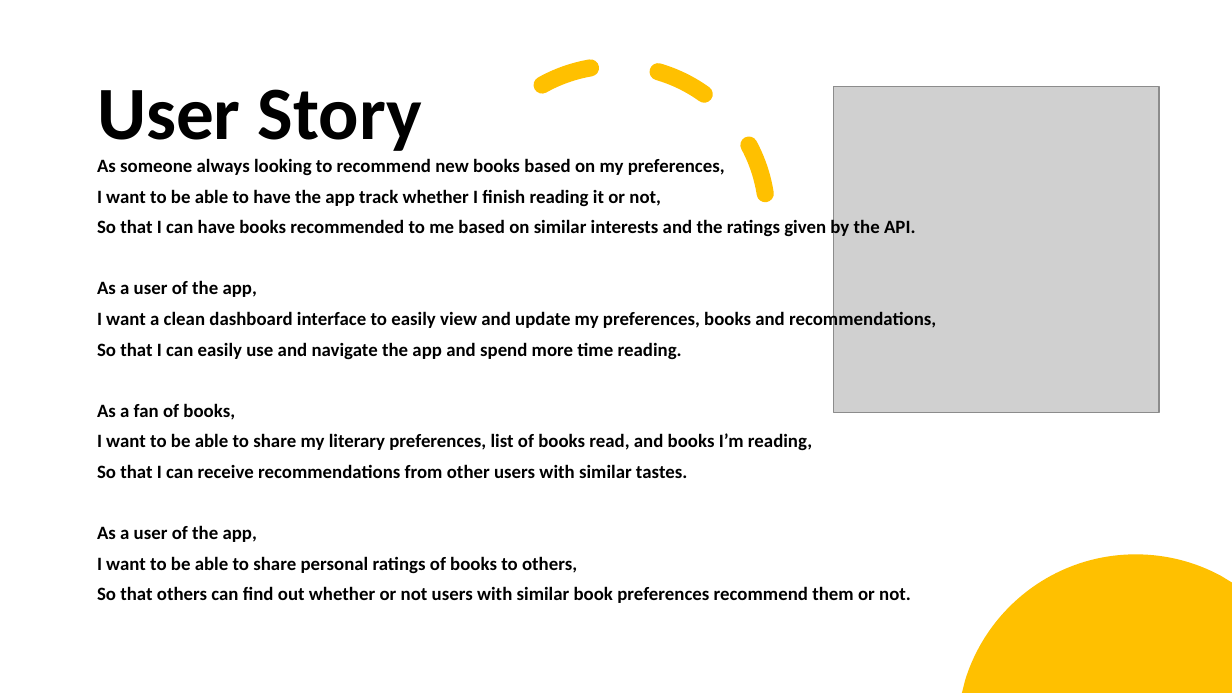
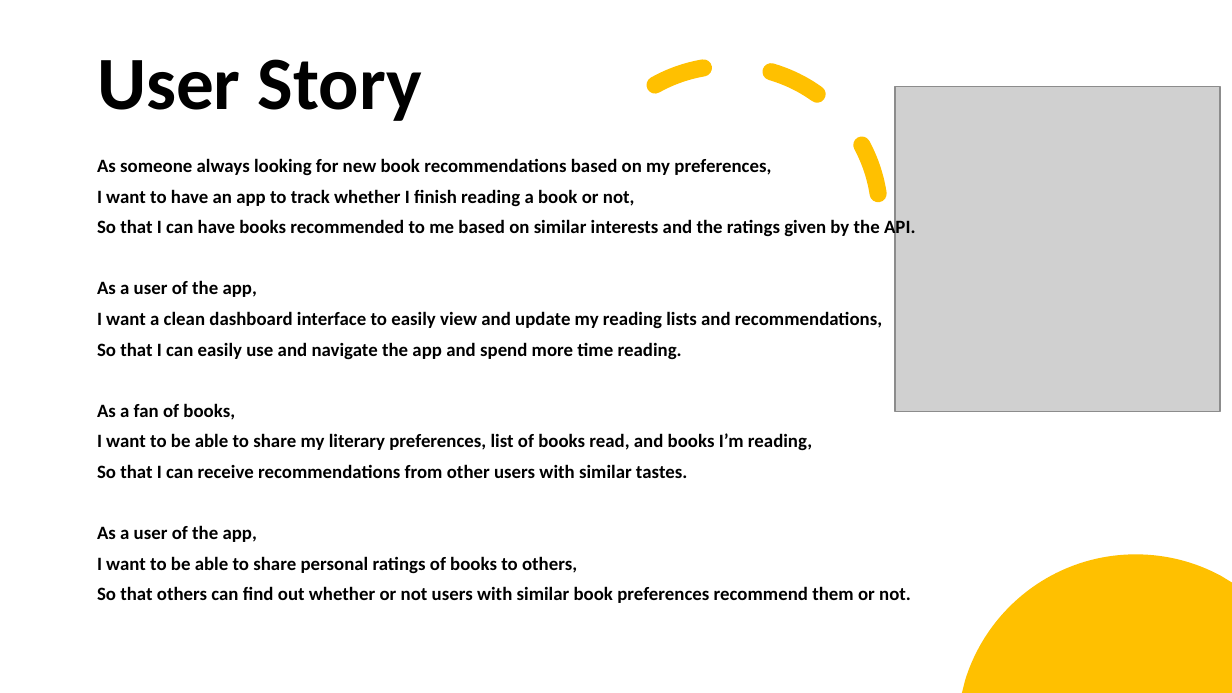
Before and after one commit to nagck/NOVELty, a slide deck: slide 5 of assets/novelty.pptx. Drawn at 1232x693 pixels with LibreOffice and Linux fonts; fonts in the diff are those of the drawing; grey boxes stand for pictures. Boxes give left, top, right and bottom in pixels: in the first picture for what was removed or moved away, otherwise in the second. Text is boxed around its words. In the diff, an @@ line names an element or a change of style, - is before the commit and + after.

```diff
--- a/assets/novelty.pptx
+++ b/assets/novelty.pptx
@@ title "User Story": place and size @@
-title "User Story" at box(97, 89, 422, 151)
+title "User Story" at box(97, 59, 422, 121)
@@ arc (boxed as its full ellipse): place and size @@
-arc (boxed as its full ellipse) at box(464, 65, 766, 367)
+arc (boxed as its full ellipse) at box(578, 65, 880, 367)
@@ picture: place and size @@
-picture at box(834, 86, 1159, 411)
+picture at box(896, 86, 1221, 411)
@@ text at box(97, 158, 771, 207): text changed @@
-As someone always looking to recommend new books based on my preferences,
-I want to be able to have the app track whether I finish reading it or not,
+As someone always looking for new book recommendations based on my preferences,
+I want to have an app to track whether I finish reading a book or not,
@@ text at box(97, 218, 915, 603): more space between paragraphs @@
@@ text at box(97, 311, 882, 329): text changed @@
-I want a clean dashboard interface to easily view and update my preferences, books and recommendations,
+I want a clean dashboard interface to easily view and update my reading lists and recommendations,
```
Also in this commit, not shown: 11 other slides changed, 2 slides added, 1 slide removed.
